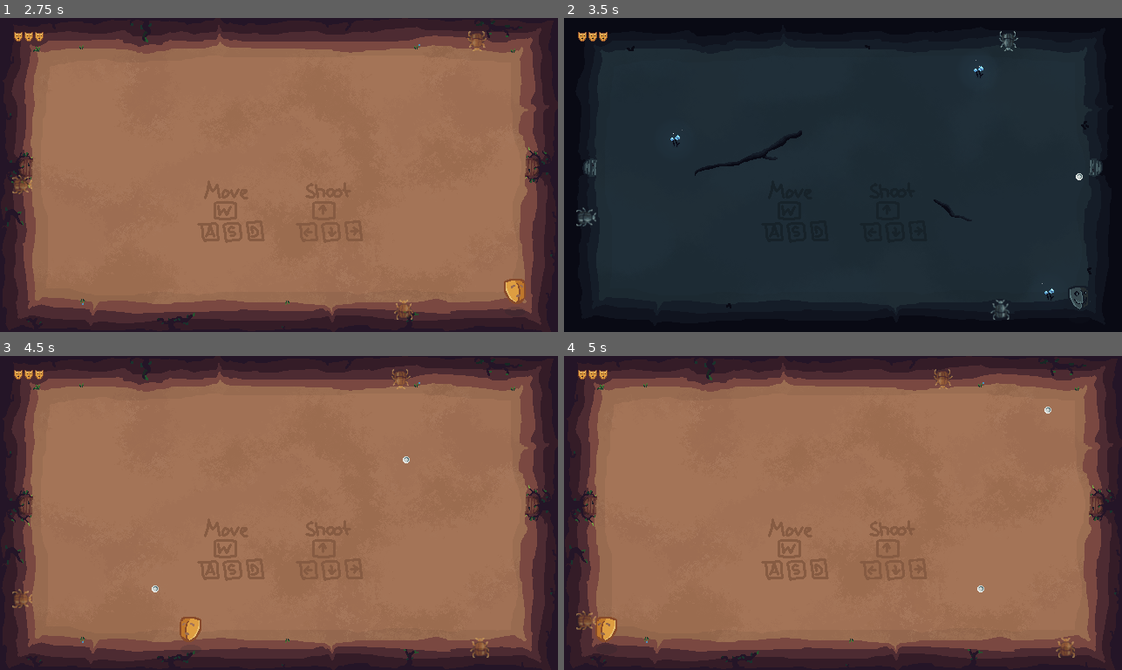
Above: before the commit, frames 1-4 (two rows, left to right).
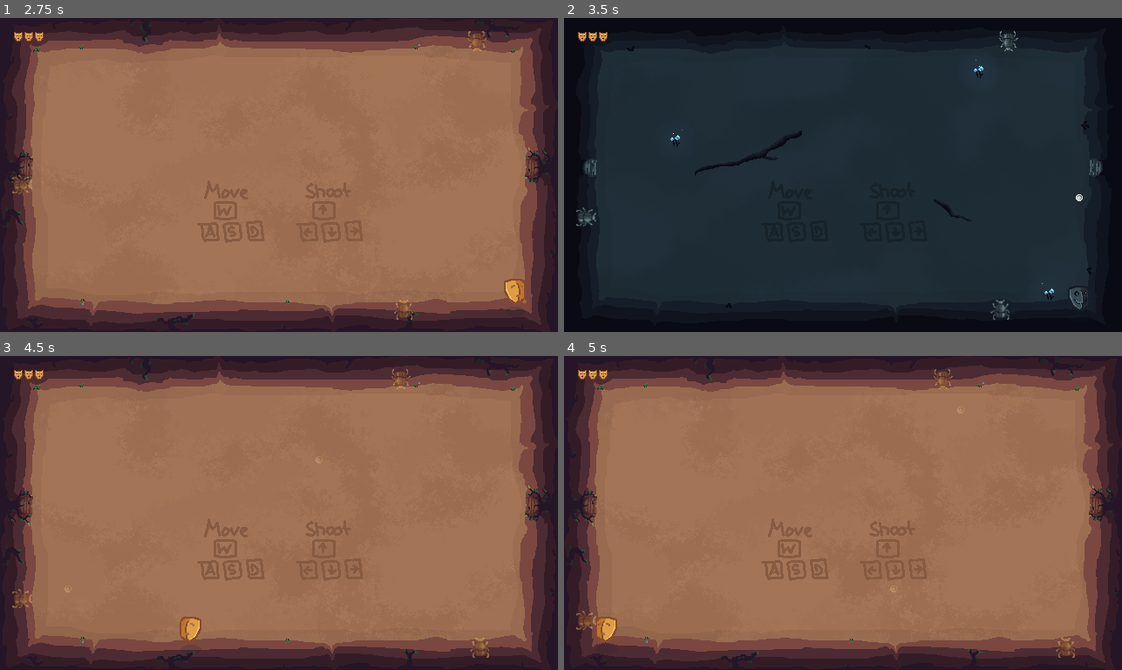
Above: after the commit, the same moments.

Repository: MarcelBlasius/Global-Game-Jam-2026
Game: Godot game, scene res://scenes/main_scene.tscn
Same seed, same stepped clock (60 frames per second), same inputs: the game is played once before the commit and once after it.
Inputs (mouse positions are in pixels of both pictures, inside the frame that each line leads up to):
- Up to frame 1 (2.75 s): tap Enter at 0.5 s; move the mouse to (401, 159) at 0.52 s; hold D (right) 0.53-1.28 s; tap Shift at 0.6, 2.1 s; click (401, 159) at 0.67 s; move the mouse to (167, 190) at 1.27 s; hold S (down) 1.28-2.03 s; tap Ctrl at 1.35 s; move the mouse to (334, 105) at 2.02 s; hold D (right) from 2.03 s (still down)
- Up to frame 2 (3.5 s): move the mouse to (815, 237) at 2.77 s; release D (right) at 2.78 s; hold Up (shoot up) from 2.78 s (still down); tap Ctrl at 2.85 s; click (815, 237) at 2.92 s
- Up to frame 3 (4.5 s): move the mouse to (446, 560) at 3.52 s; release Up (shoot up) at 3.53 s; hold A (left) from 3.53 s (still down); tap Shift at 3.6 s; move the mouse to (111, 465) at 4.27 s; tap Ctrl at 4.35 s
- Up to frame 4 (5 s): keep holding A (left)

Frame 1 is identical in both runs. In frame 2, less than 0.1% of the frame differs, in the area x 91-93%, y 49-59%; in frame 3, less than 0.1%, in the area x 11-74%, y 31-76%; in frame 4, less than 0.1%.

Commit message:
switch bullets

Diff:
--- /dev/null
+++ b/spectra/scenes/dark_bullet.tscn
@@ -0,0 +1,104 @@
+[gd_scene format=3 uid="uid://bucpkufhsu2b5"]
+
+[ext_resource type="Script" uid="uid://b7w23iqs82lm8" path="res://scripts/bullet.gd" id="1_i7hxa"]
+[ext_resource type="PackedScene" uid="uid://dnhn13eqhoom" path="res://scenes/explosion.tscn" id="2_ukgmc"]
+[ext_resource type="Texture2D" uid="uid://b663llngg2mc" path="res://ressources/projectile_animation_world_2.png" id="3_gielo"]
+[ext_resource type="Shader" uid="uid://cstew5jd8ujmt" path="res://shaders/flash.gdshader" id="4_s1s5r"]
+[ext_resource type="Texture2D" uid="uid://be28w17k10e8s" path="res://ressources/projectile_animation_world_1.png" id="5_vrv2l"]
+
+[sub_resource type="CircleShape2D" id="CircleShape2D_l5glv"]
+radius = 6.0
+
+[sub_resource type="ShaderMaterial" id="ShaderMaterial_i7hxa"]
+shader = ExtResource("4_s1s5r")
+shader_parameter/active = false
+shader_parameter/flash_color = Vector4(0.8, 0.5, 0.5, 1)
+shader_parameter/alpha = 0.25
+
+[sub_resource type="AtlasTexture" id="AtlasTexture_qncy5"]
+atlas = ExtResource("3_gielo")
+region = Rect2(0, 0, 8, 8)
+
+[sub_resource type="AtlasTexture" id="AtlasTexture_tamys"]
+atlas = ExtResource("3_gielo")
+region = Rect2(8, 0, 8, 8)
+
+[sub_resource type="AtlasTexture" id="AtlasTexture_26lx3"]
+atlas = ExtResource("3_gielo")
+region = Rect2(16, 0, 8, 8)
+
+[sub_resource type="SpriteFrames" id="SpriteFrames_1cfmv"]
+animations = [{
+"frames": [{
+"duration": 1.0,
+"texture": SubResource("AtlasTexture_qncy5")
+}, {
+"duration": 1.0,
+"texture": SubResource("AtlasTexture_tamys")
+}, {
+"duration": 1.0,
+"texture": SubResource("AtlasTexture_26lx3")
+}],
+"loop": true,
+"name": &"default",
+"speed": 5.0
+}]
+
+[sub_resource type="AtlasTexture" id="AtlasTexture_k76ql"]
+atlas = ExtResource("5_vrv2l")
+region = Rect2(0, 0, 8, 8)
+
+[sub_resource type="AtlasTexture" id="AtlasTexture_in4mv"]
+atlas = ExtResource("5_vrv2l")
+region = Rect2(8, 0, 8, 8)
+
+[sub_resource type="AtlasTexture" id="AtlasTexture_s437g"]
+atlas = ExtResource("5_vrv2l")
+region = Rect2(16, 0, 8, 8)
+
+[sub_resource type="SpriteFrames" id="SpriteFrames_iqq7w"]
+animations = [{
+"frames": [{
+"duration": 1.0,
+"texture": SubResource("AtlasTexture_k76ql")
+}, {
+"duration": 1.0,
+"texture": SubResource("AtlasTexture_in4mv")
+}, {
+"duration": 1.0,
+"texture": SubResource("AtlasTexture_s437g")
+}],
+"loop": true,
+"name": &"default",
+"speed": 5.0
+}]
+
+[node name="DarkBullet" type="Area2D" unique_id=2130175322]
+visible = false
+collision_layer = 20
+collision_mask = 23
+script = ExtResource("1_i7hxa")
+
+[node name="CollisionShape2D" type="CollisionShape2D" parent="." unique_id=92474658]
+shape = SubResource("CircleShape2D_l5glv")
+
+[node name="Explosion" parent="." unique_id=2022078927 instance=ExtResource("2_ukgmc")]
+speed_scale = 10.0
+
+[node name="World1Bullet" type="Node2D" parent="." unique_id=2023675396]
+
+[node name="SunBullet" type="AnimatedSprite2D" parent="World1Bullet" unique_id=507211559]
+texture_filter = 1
+material = SubResource("ShaderMaterial_i7hxa")
+position = Vector2(-100, 0)
+sprite_frames = SubResource("SpriteFrames_1cfmv")
+frame_progress = 0.9981774
+
+[node name="World2Bullet" type="Node2D" parent="." unique_id=1603151208]
+
+[node name="DarkBullet" type="AnimatedSprite2D" parent="World2Bullet" unique_id=874891572]
+texture_filter = 1
+sprite_frames = SubResource("SpriteFrames_iqq7w")
+frame_progress = 0.55731595
+
+[connection signal="body_entered" from="." to="." method="_on_body_entered"]
--- a/spectra/scenes/player.tscn
+++ b/spectra/scenes/player.tscn
@@ -1,11 +1,10 @@
 [gd_scene format=3 uid="uid://cvq60bc51xilo"]
 
 [ext_resource type="Script" uid="uid://bub6p8m3dxcfn" path="res://scripts/player.gd" id="1_qhqgy"]
-[ext_resource type="PackedScene" uid="uid://b1c7qq5v6oah7" path="res://scenes/bullet.tscn" id="2_dqkch"]
 [ext_resource type="Shader" uid="uid://cstew5jd8ujmt" path="res://shaders/flash.gdshader" id="3_dqkch"]
 [ext_resource type="Texture2D" uid="uid://dbhq6w72enrba" path="res://ressources/atlas_textures/player/player_move_left.tres" id="5_qlg0r"]
 [ext_resource type="Texture2D" uid="uid://clrod1vfregwv" path="res://ressources/atlas_textures/player/player_move_right_world1.tres" id="6_fjrip"]
-[ext_resource type="Texture2D" path="res://ressources/atlas_textures/player/player_move_left_world1.tres" id="6_smehm"]
+[ext_resource type="Texture2D" uid="uid://kw8ktus0hrdp" path="res://ressources/atlas_textures/player/player_move_left_world1.tres" id="6_smehm"]
 [ext_resource type="Texture2D" uid="uid://csacddjpue1kw" path="res://ressources/atlas_textures/player/player_move_right.tres" id="6_tuyoq"]
 
 [sub_resource type="RectangleShape2D" id="RectangleShape2D_qhqgy"]
@@ -169,7 +168,6 @@
 collision_layer = 5
 collision_mask = 18
 script = ExtResource("1_qhqgy")
-bullet_scene = ExtResource("2_dqkch")
 
 [node name="CollisionShape2D" type="CollisionShape2D" parent="." unique_id=766425432]
 position = Vector2(0.5, -11)
--- /dev/null
+++ b/spectra/scenes/sun_bullet.tscn
@@ -0,0 +1,104 @@
+[gd_scene format=3 uid="uid://cc0vul82b6i0v"]
+
+[ext_resource type="Script" uid="uid://b7w23iqs82lm8" path="res://scripts/bullet.gd" id="1_mx1jh"]
+[ext_resource type="Texture2D" uid="uid://b663llngg2mc" path="res://ressources/projectile_animation_world_2.png" id="2_1il3u"]
+[ext_resource type="Texture2D" uid="uid://be28w17k10e8s" path="res://ressources/projectile_animation_world_1.png" id="3_2i7tp"]
+[ext_resource type="Shader" uid="uid://cstew5jd8ujmt" path="res://shaders/flash.gdshader" id="4_1il3u"]
+[ext_resource type="PackedScene" uid="uid://dnhn13eqhoom" path="res://scenes/explosion.tscn" id="4_46lte"]
+
+[sub_resource type="CircleShape2D" id="CircleShape2D_l5glv"]
+radius = 6.0
+
+[sub_resource type="AtlasTexture" id="AtlasTexture_qncy5"]
+atlas = ExtResource("2_1il3u")
+region = Rect2(0, 0, 8, 8)
+
+[sub_resource type="AtlasTexture" id="AtlasTexture_tamys"]
+atlas = ExtResource("2_1il3u")
+region = Rect2(8, 0, 8, 8)
+
+[sub_resource type="AtlasTexture" id="AtlasTexture_26lx3"]
+atlas = ExtResource("2_1il3u")
+region = Rect2(16, 0, 8, 8)
+
+[sub_resource type="SpriteFrames" id="SpriteFrames_1cfmv"]
+animations = [{
+"frames": [{
+"duration": 1.0,
+"texture": SubResource("AtlasTexture_qncy5")
+}, {
+"duration": 1.0,
+"texture": SubResource("AtlasTexture_tamys")
+}, {
+"duration": 1.0,
+"texture": SubResource("AtlasTexture_26lx3")
+}],
+"loop": true,
+"name": &"default",
+"speed": 5.0
+}]
+
+[sub_resource type="ShaderMaterial" id="ShaderMaterial_1il3u"]
+shader = ExtResource("4_1il3u")
+shader_parameter/active = false
+shader_parameter/flash_color = Vector4(0.8, 0.5, 0.5, 1)
+shader_parameter/alpha = 0.1
+
+[sub_resource type="AtlasTexture" id="AtlasTexture_k76ql"]
+atlas = ExtResource("3_2i7tp")
+region = Rect2(0, 0, 8, 8)
+
+[sub_resource type="AtlasTexture" id="AtlasTexture_in4mv"]
+atlas = ExtResource("3_2i7tp")
+region = Rect2(8, 0, 8, 8)
+
+[sub_resource type="AtlasTexture" id="AtlasTexture_s437g"]
+atlas = ExtResource("3_2i7tp")
+region = Rect2(16, 0, 8, 8)
+
+[sub_resource type="SpriteFrames" id="SpriteFrames_iqq7w"]
+animations = [{
+"frames": [{
+"duration": 1.0,
+"texture": SubResource("AtlasTexture_k76ql")
+}, {
+"duration": 1.0,
+"texture": SubResource("AtlasTexture_in4mv")
+}, {
+"duration": 1.0,
+"texture": SubResource("AtlasTexture_s437g")
+}],
+"loop": true,
+"name": &"default",
+"speed": 5.0
+}]
+
+[node name="SunBullet" type="Area2D" unique_id=2130175322]
+visible = false
+position = Vector2(-100, 0)
+collision_layer = 20
+collision_mask = 23
+script = ExtResource("1_mx1jh")
+
+[node name="CollisionShape2D" type="CollisionShape2D" parent="." unique_id=92474658]
+shape = SubResource("CircleShape2D_l5glv")
+
+[node name="Explosion" parent="." unique_id=2022078927 instance=ExtResource("4_46lte")]
+speed_scale = 10.0
+
+[node name="World1Bullet" type="Node2D" parent="." unique_id=2023675396]
+
+[node name="SunBullet" type="AnimatedSprite2D" parent="World1Bullet" unique_id=507211559]
+texture_filter = 1
+sprite_frames = SubResource("SpriteFrames_1cfmv")
+frame_progress = 0.9981774
+
+[node name="World2Bullet" type="Node2D" parent="." unique_id=1603151208]
+
+[node name="DarkBullet" type="AnimatedSprite2D" parent="World2Bullet" unique_id=874891572]
+texture_filter = 1
+material = SubResource("ShaderMaterial_1il3u")
+sprite_frames = SubResource("SpriteFrames_iqq7w")
+frame_progress = 0.55731595
+
+[connection signal="body_entered" from="." to="." method="_on_body_entered"]
--- a/spectra/scripts/arrow_trap.gd
+++ b/spectra/scripts/arrow_trap.gd
@@ -1,6 +1,6 @@
 extends CharacterBody2D
 
-const bullet_scene = preload("res://scenes/bullet.tscn")
+const bullet_scene = preload("res://scenes/dark_bullet.tscn")
 
 @export var movement_speed: float = 50
 @export var fire_rate: float = 0.5 # seconds
--- a/spectra/scripts/bullet.gd
+++ b/spectra/scripts/bullet.gd
@@ -4,12 +4,52 @@
 @export var damage: int = 1
 @export var hit_group : String
 
+
 const explosion = preload("res://scenes/explosion.tscn")
 
 var direction: Vector2 = Vector2.ZERO
 
+var view1 : Node;
+var view2 : Node;
+var spriteParent1 : Node;
+var spriteParent2 : Node;
+var sprite1 : AnimatedSprite2D
+var sprite2 : AnimatedSprite2D
+
+func _ready() -> void:
+	view1 = get_node("/root/main_scene/Subview1")
+	view2 = get_node("/root/main_scene/Subview2")
+	spriteParent1 = $World1Bullet
+	spriteParent2 = $World2Bullet
+
+	sprite1 = $World1Bullet/SunBullet
+	sprite2 = $World2Bullet/DarkBullet
+	sprite1.z_index = 1000
+	sprite2.z_index = 1000
+
+	var old_global1 := spriteParent1.global_transform as Transform2D
+
+	spriteParent1.get_parent().remove_child(spriteParent1)
+	view1.add_child(spriteParent1)
+	spriteParent1.global_transform = old_global1
+
+	var old_global2 := spriteParent2.global_transform as Transform2D
+
+	spriteParent2.get_parent().remove_child(spriteParent2)
+	view2.add_child(spriteParent2)
+	spriteParent2.global_transform = old_global2
+
+	spriteParent1.visible = false
+	spriteParent2.visible = false
+
+func _process(delta: float) -> void:
+	spriteParent1.global_transform = global_transform
+	spriteParent2.global_transform = global_transform
+
 func _physics_process(delta: float) -> void:
 	position += direction * speed * delta
+	spriteParent1.visible = true
+	spriteParent2.visible = true
 
 func destroy(body: Node2D):
 
@@ -23,6 +63,8 @@
 		get_tree().current_scene.add_child(splat)
 
 	queue_free()
+	spriteParent1.queue_free()
+	spriteParent2.queue_free()
 
 func _on_body_entered(body: Node2D):
 
--- a/spectra/scripts/get_world.gd
+++ b/spectra/scripts/get_world.gd
@@ -10,6 +10,9 @@
 func update_texture():
 	await RenderingServer.frame_post_draw
 	image = tex.get_image()
+
+func _process(delta: float) -> void:
+	get_world(Vector2(0, 0))
 
 func get_world(inputCoord: Vector2) -> int:
 	var frame_id := Engine.get_process_frames()
--- a/spectra/scripts/player.gd
+++ b/spectra/scripts/player.gd
@@ -2,7 +2,9 @@
 
 @export var health = 3
 @export var speed = 400
-@export var bullet_scene: PackedScene
+const sun_bullet_scene = preload("res://scenes/sun_bullet.tscn")
+const dark_bullet_scene = preload("res://scenes/dark_bullet.tscn")
+
 @export var fire_rate: float = 0.5 # seconds
 @onready var shoot_timer = $ShootTimer
 @onready var invincivility_Timer = $InvincibilityTimer
@@ -127,9 +129,16 @@
 	recoil_player2.play("shoot_animation")
 
 func spawn_bullet(dir: Vector2, offset: Vector2):
+	var world = get_node("/root/main_scene/AlphaContainer/AlphaView").get_world(self.global_position)
+
+	var bullet: Node
+	if (world == 0):
+		bullet = sun_bullet_scene.instantiate()
+	else :
+		bullet = dark_bullet_scene.instantiate()
+
 	play_shoot_animation(dir)
-	var bullet = bullet_scene.instantiate()
-	bullet.global_position = global_position + offset
+	bullet.global_position = global_position + (offset / 2)
 	bullet.direction = dir
 	bullet.hit_group = "enemies"
 	get_tree().root.add_child(bullet)
